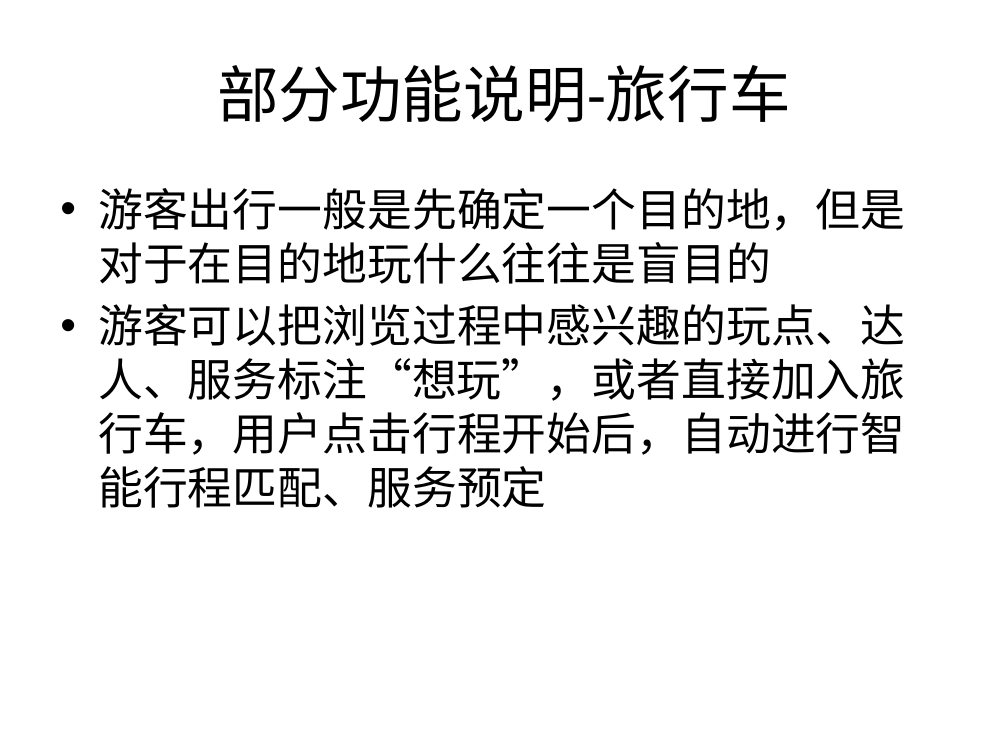
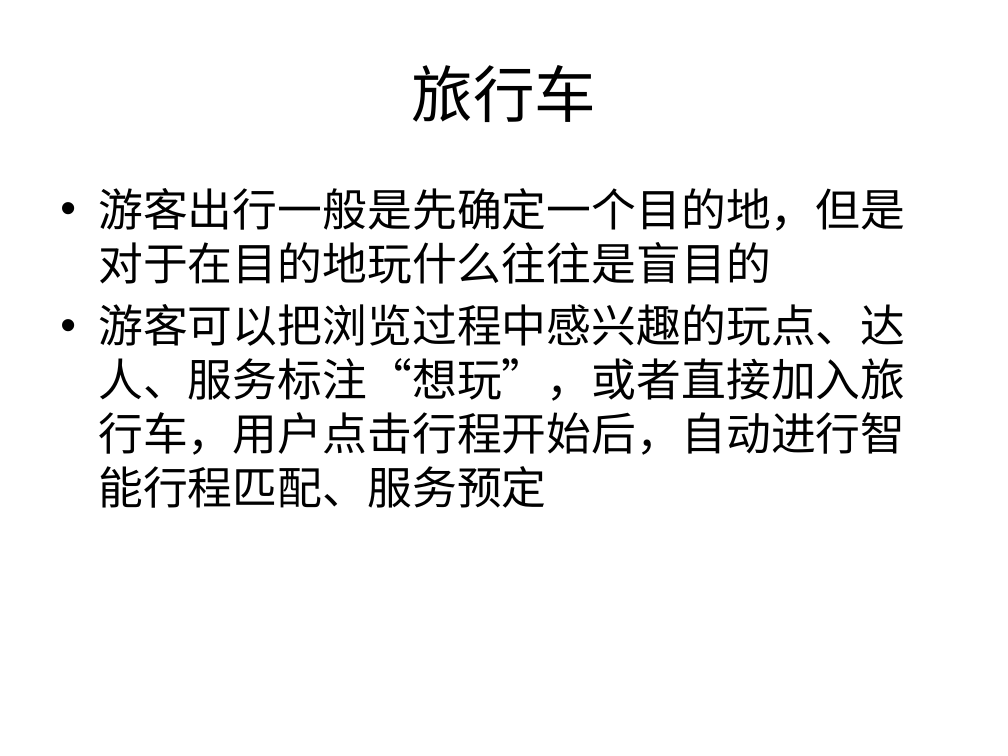
Before and after one commit to Yourtour/yt, a slide deck: slide 18 of yourtour/documents/business/YourTour BP 3.0-合作.pptx (slide 17 before the commit). Drawn at 1008x756 pixels with LibreOffice and Linux fonts; fonts in the diff are those of the drawing. Boxes give left, top, right and bottom in pixels: in the first picture for what was removed or moved away, otherwise in the second. Text is boxed around its words. In the diff, an @@ line names an element or a change of style, - is before the commit and + after.

```diff
--- a/yourtour/documents/business/YourTour BP 3.0-合作.pptx
+++ b/yourtour/documents/business/YourTour BP 3.0-合作.pptx
@@ title at <box>411,65,596,122</box>: text changed @@
-部分功能说明-旅行车
+旅行车
```
Also in this commit, not shown: 4 other slides changed, 6 slides added, 7 other files.
